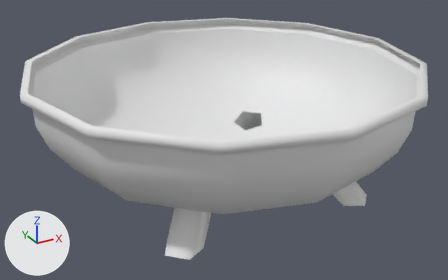
Two versions of the FBX model ISO_ARPG/Assets/2_Environment/Environment Objects/GOX_Props_Fire-Pit.fbx, one commit apart.
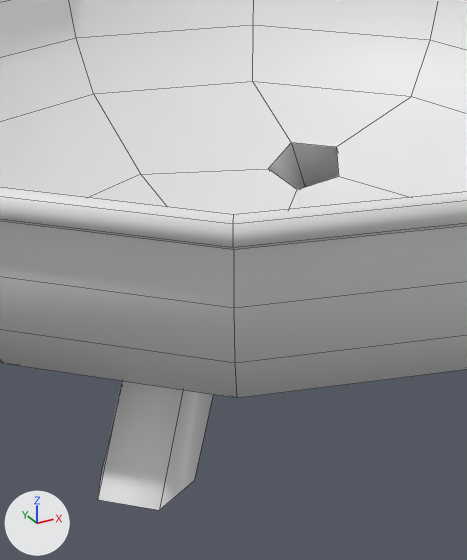
Each version appears first whole from a camera (50 mm lens) standing at (-1.364, -2.471, 1.467) and looking at (-0.016, -0.021, 0.242), and next in a close-up on the part from 28% to 70% of the width and 19% to 100% of the height. Lighting does not change. The marker at lower left points along +X, +Y and +Z. The close-ups show mesh edges as thin lines. Where no turn or scale is listed for an object, it has been applied to the vertices.

Before the edit, the objects in view are built like this:
```python
me_mesh = bpy.data.meshes.new('Mesh')
me_mesh.from_pydata(...)  # 137 vertices, 120 faces; spans x -0.94..0.94, y -0.94..0.94, z 0.0..0.63
# before: 132 (-0.54, -0.46, 0.0) at pixel (97, 499), 133 (-0.49, -0.37, 0.0) at pixel (102, 465), 136 (-0.46, -0.54, 0.0) at pixel (159, 510)
ob_fire_pit = bpy.data.objects.new('Fire Pit', me_mesh)
ob_fire_pit.location = (0.0, 0.0, 0.0)
```
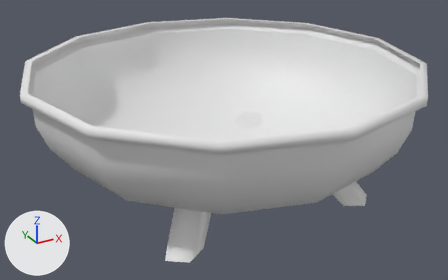
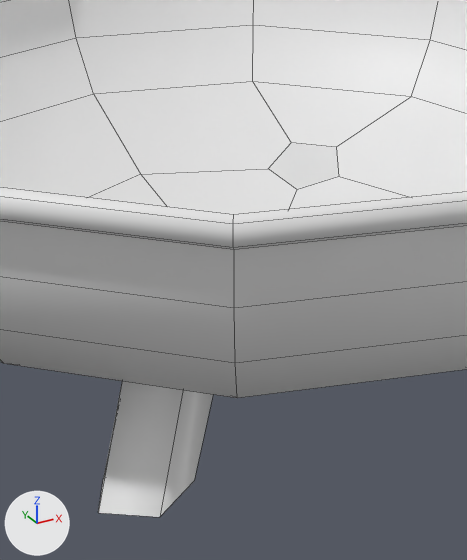
The newer file is also turned or shifted as a whole; pictures and numbers use the older file's frame.

Where the change shows, as pixel boxes [x1, y1, x2, y2] in the close-ups (467 x 560 px):
'Fire Pit', reshaped
    before: [0, 0, 467, 510]
    after: [0, 0, 467, 517]
part 1 of me_mesh, built on
    before: [98, 381, 213, 510]
    after: [98, 381, 213, 517]
part 2 of me_mesh, added
    after: [269, 142, 339, 189]

What changed in the scene script:
```text
Change me_mesh:
    where me_mesh.from_pydata(...)  # 137 vertices, 120 faces; spans x -0.94..0.94, y -0.94..0.94, z 0.0..0.63
    used by ob_fire_pit; location = (0.0, 0.0, 0.0)
    verts and faces of me_mesh; kept vertices keep their numbers, new ones are numbered from 137
    me_mesh part 1
    add verts[132] = (-0.54, -0.46, -0.03)  # moved, pixel (98, 512)
    add verts[133] = (-0.49, -0.37, -0.03)  # moved, pixel (103, 478)
    add verts[136] = (-0.46, -0.54, -0.01)  # moved, pixel (159, 517)
    add verts[152] = (-0.44, -0.36, 0.17)
    add verts[153] = (-0.39, -0.27, 0.14)
    add verts[154] = (-0.29, -0.29, 0.12)
    add verts[155] = (-0.27, -0.39, 0.14)
    add verts[156] = (-0.36, -0.44, 0.17)
    add faces += [(152, 153, 154, 155, 156)]
    me_mesh part 2
    add verts[137] = (0.44, 0.36, 0.17)  # pixel (336, 147)
    add verts[138] = (0.39, 0.27, 0.14)  # pixel (338, 176)
    add verts[139] = (0.29, 0.29, 0.12)  # pixel (297, 189)
    add verts[140] = (0.27, 0.39, 0.14)  # pixel (268, 168)
    add verts[141] = (0.36, 0.44, 0.17)  # pixel (291, 142)
    add faces += [(137, 138, 139, 140, 141)]
```
